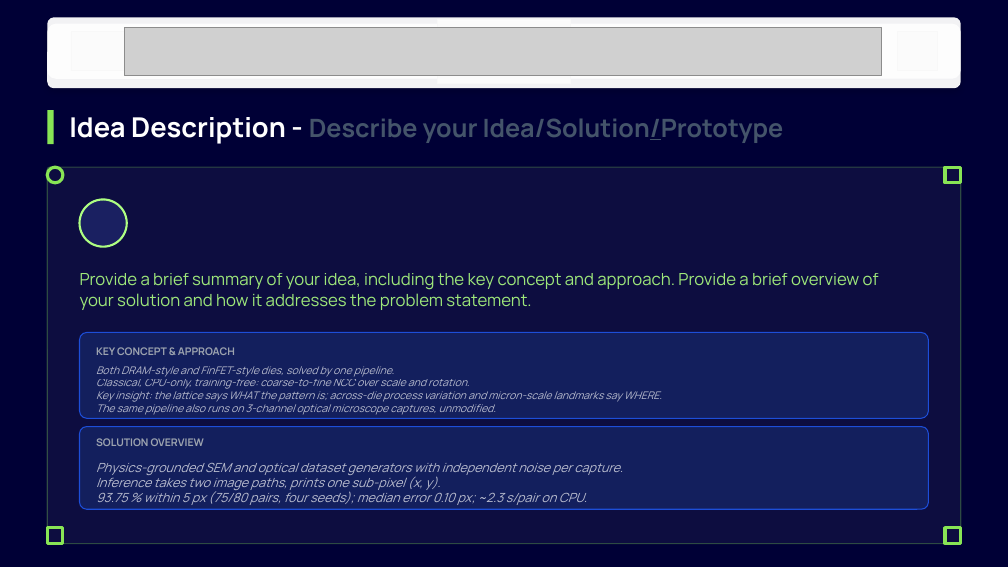
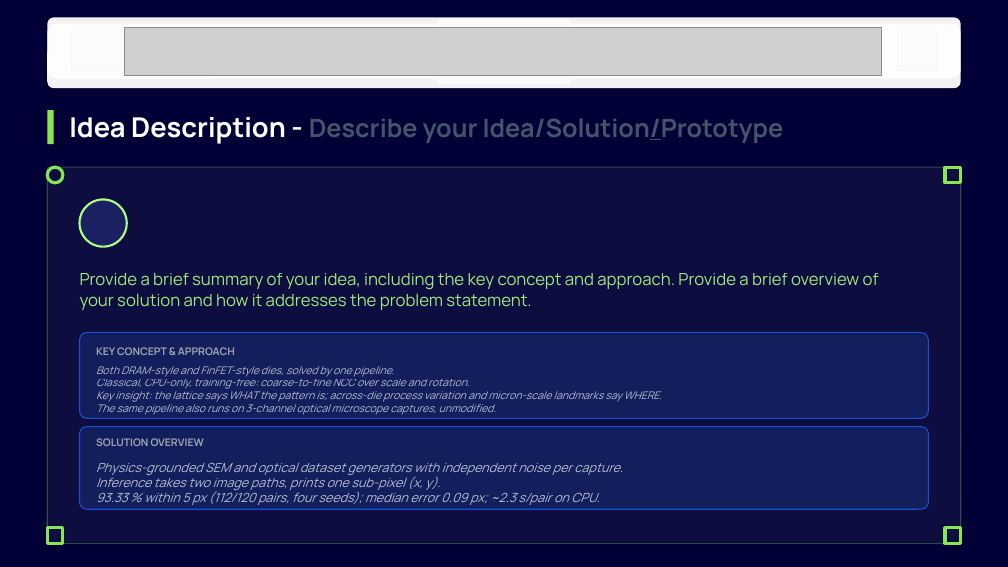
Before and after one commit to Mandy434/drift-sense, a slide deck: slide 3 of solution_presentation.pptx. Drawn at 1008x567 pixels with LibreOffice and Linux fonts; fonts in the diff are those of the drawing; grey boxes stand for pictures; background and template pictures are left out. Boxes give left, top, right and bottom in pixels: in the first picture for what was removed or moved away, otherwise in the second. Text is boxed around its words. In the diff, an @@ line names an element or a change of style, - is before the commit and + after.

```diff
--- a/solution_presentation.pptx
+++ b/solution_presentation.pptx
@@ text at (96,489,599,505): text changed @@
-93.75 % within 5 px (75/80 pairs, four seeds); median error 0.10 px; ~2.3 s/pair on CPU.
+93.33 % within 5 px (112/120 pairs, four seeds); median error 0.09 px; ~2.3 s/pair on CPU.
```
Also in this commit, not shown: 4 other slides changed, 6 other files.
